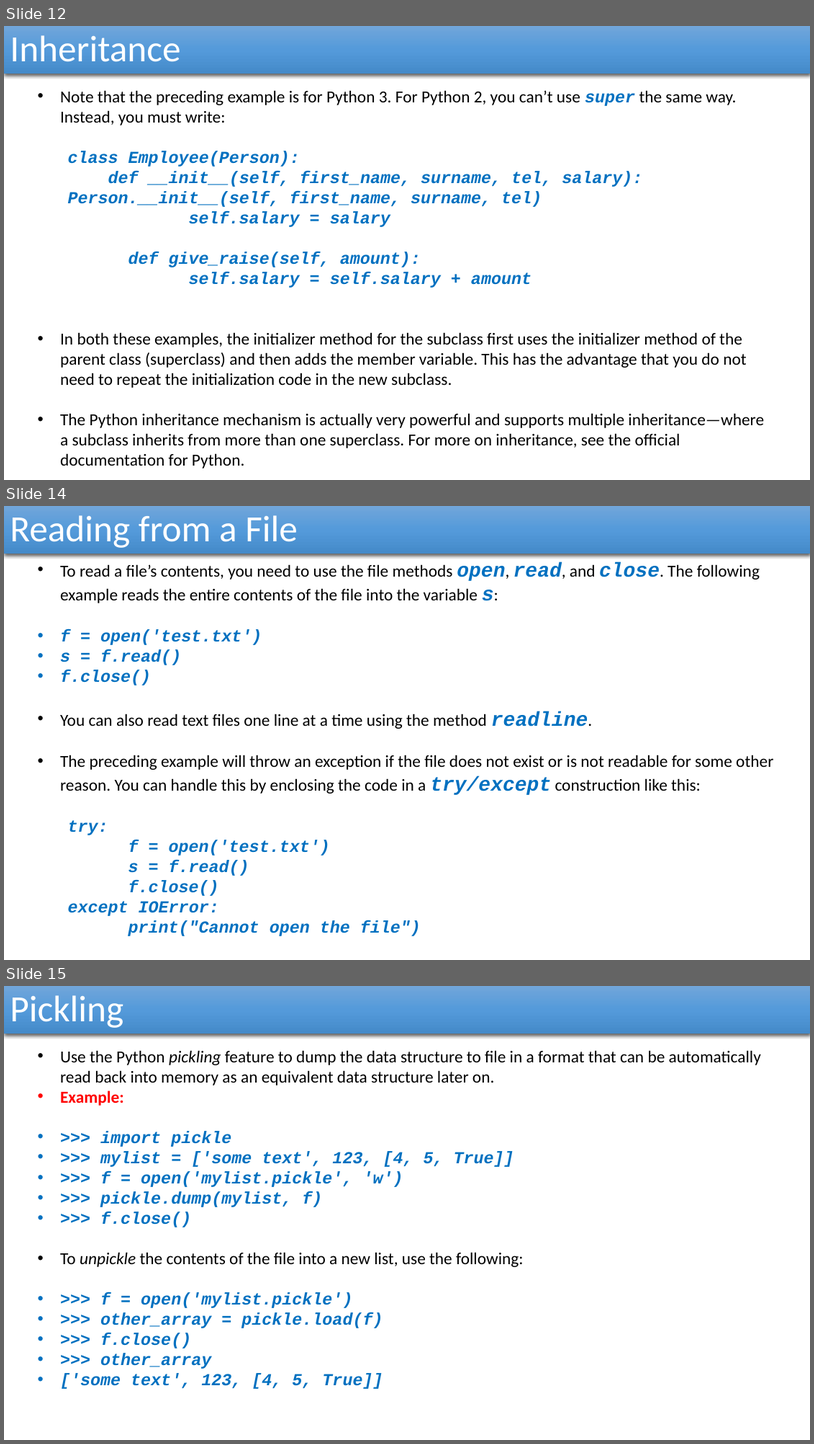
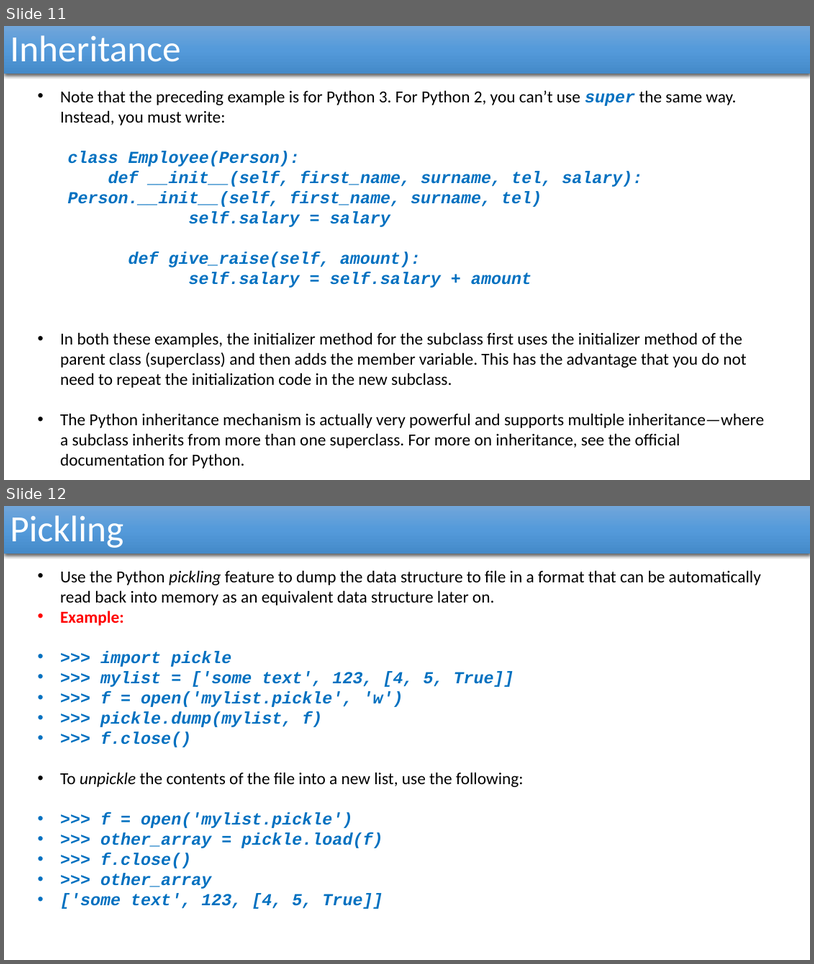
Before and after one commit to reza-arjmandi/rpi-course, a slide deck: session4/presentaion/Python_Advanced.pptx. Shown one above the other, each under a label of ours: slides 12, 14 and 15 before the commit, slides 11 and 12 after it; the slides between them are not shown. The pictures are 814x1444 and 814x964 pixels, drawn with LibreOffice and Linux fonts; fonts in the diff are those of the drawing. Boxes give left, top, right and bottom in pixels: in the first picture for what was removed or moved away, otherwise in the second. Text is boxed around its words. In the diff, an @@ line names an element or a change of style, - is before the commit and + after.

```diff
--- a/session4/presentaion/Python_Advanced.pptx
+++ b/session4/presentaion/Python_Advanced.pptx
@@ slide 14 removed at box(4, 506, 810, 960), background #FFFFFF @@
@@ rectangle removed at box(4, 506, 810, 554) @@
-Reading from a File
@@ text removed at box(60, 562, 774, 936) @@
-• To read a file’s contents, you need to use the file methods open, read, and close. The following example reads the entire contents of the file into the variable s:
-• f = open('test.txt')
-• s = f.read()
-• f.close()
-• You can also read text files one line at a time using the method readline.
-• The preceding example will throw an exception if the file does not exist or is not readable for some other reason. You can handle this by enclosing the code in a try/except construction like this:
-  try:
-  f = open('test.txt')
-  s = f.read()
-  f.close()
-  except IOError:
-  print("Cannot open the file")
@@ what was slide 12 is now slide 11 @@
@@ what was slide 15 is now slide 12 @@
```
Also in this commit, not shown: 5 other slides removed, 2 other files.
